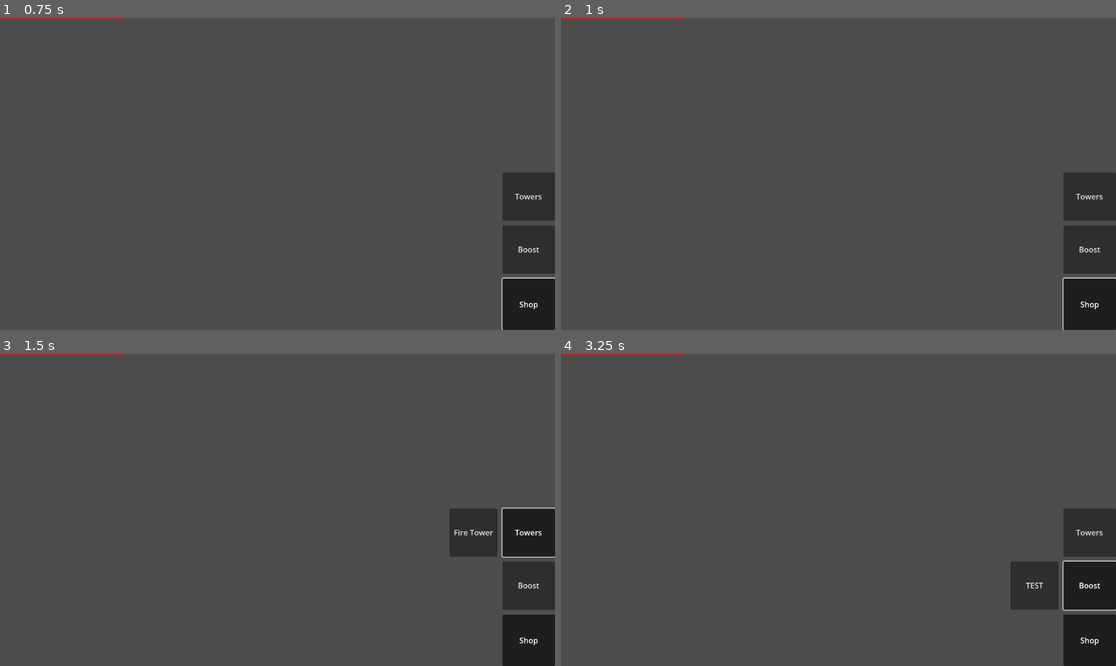
Above: before the commit, frames 1-4 (two rows, left to right).
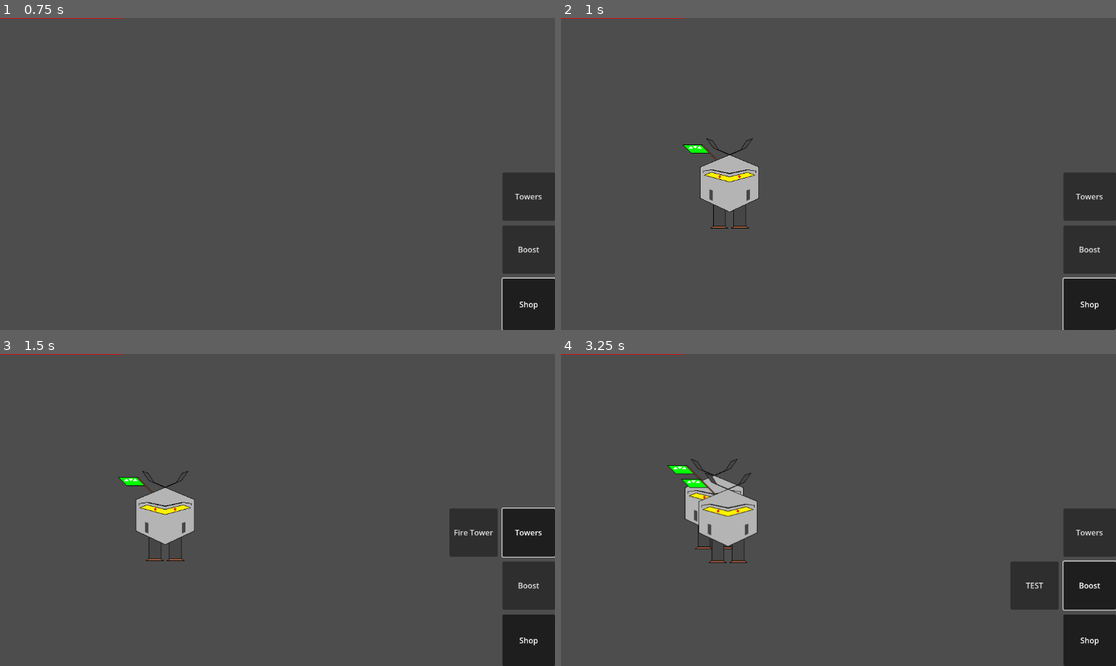
Above: after the commit, the same moments.

Repository: m-conti/melonjam2023
Game: Godot game, scene res://map.tscn
The game is run twice, just before and just after one commit, with the same random seed, the same clock (stepped at 60 frames per second) and the same inputs.
Inputs:
- Up to frame 1 (0.75 s): click "Shop" at 0.5 s
- Up to frame 2 (1 s): no input
- Up to frame 3 (1.5 s): click "Towers" at 1.25 s
- Up to frame 4 (3.25 s): click "Fire Tower" at 2 s; click "Boost" at 2.75 s

Frame 1 is identical in both runs. In frame 2, 1.7% of the frame differs, in the area x 21-36%, y 38-68%; in frame 3, 1.7%; in frame 4, 2.4%, in the area x 19-36%, y 33-68%.

Commit message:
add spawner + path + zombies

Diff:
--- /dev/null
+++ b/Enemies/Enemies/Zombie.tscn
@@ -0,0 +1,6 @@
+[gd_scene load_steps=2 format=3 uid="uid://tjxq8at77e7b"]
+
+[ext_resource type="PackedScene" uid="uid://bv2qtaqo8tdpm" path="res://Enemies/Enemy.tscn" id="1_dlpsd"]
+
+[node name="Enemy" instance=ExtResource("1_dlpsd")]
+speed = 20
--- a/Enemies/Enemy.gd
+++ b/Enemies/Enemy.gd
@@ -1,11 +1,22 @@
-extends CharacterBody2D
+extends Node2D
 class_name Enemy
 
 @export var armor: int = 0
-@export var speed: int = 5
+@export var speed: int = 5 # px / s
 @export var hp: int = 10
 
 @export var fly: bool = false
+
+@onready var map: Map = find_parent("Map")
+var path_idx: int = 0
+var path: PackedVector2Array = PackedVector2Array()
+
+signal damage(amount)
+
+
+func init(path):
+	self.path = path
+
 
 func _ready():
 	print("New Enemy", self)
@@ -17,3 +28,21 @@
 	print("armor:",  armor)
 	print("speed:", speed)
 	print("hp:", hp)
+
+
+func _on_damage(amount):
+	hp -= amount
+	if hp <= 0:
+		queue_free()
+
+
+func _process(delta_time):
+	if path.size() <= 0:
+		return
+
+	var target_pos: Vector2 = map.tilemap.map_to_local(path[path_idx])
+	position = position.move_toward(target_pos, speed * delta_time)
+
+	if target_pos.is_equal_approx(position):
+		path_idx += 1
+		path_idx %= path.size()
--- a/Enemies/Enemy.tscn
+++ b/Enemies/Enemy.tscn
@@ -1,38 +1,19 @@
-[gd_scene load_steps=11 format=3 uid="uid://dfd3l7dwbwraw"]
+[gd_scene load_steps=4 format=3 uid="uid://bv2qtaqo8tdpm"]
 
 [ext_resource type="Script" path="res://Enemies/Enemy.gd" id="1_8h1ux"]
-[ext_resource type="Shader" path="res://Enemies/Shaders/Enemy.gdshader" id="2_36mrs"]
-[ext_resource type="Texture2D" uid="uid://dhrndp70oikx6" path="res://Enemies/enemy.png" id="3_3sowy"]
-[ext_resource type="PackedScene" uid="uid://b07b5r7tyyf34" path="res://Enemies/Modifiers/Armored/Armored.tscn" id="4_crl12"]
-[ext_resource type="PackedScene" uid="uid://nonjegiqnyj2" path="res://Enemies/Modifiers/Fast/Fast.tscn" id="5_xpgqo"]
-[ext_resource type="PackedScene" uid="uid://bb3gp42yevgk2" path="res://Enemies/Modifiers/Tiny/Tiny.tscn" id="6_sqywk"]
-[ext_resource type="PackedScene" uid="uid://cfww4ppqmr360" path="res://Enemies/Modifiers/Big/Big.tscn" id="7_rjeus"]
-[ext_resource type="PackedScene" uid="uid://ckf8pvyab1n2n" path="res://Enemies/Modifiers/Slow/Slow.tscn" id="8_3n4fa"]
+[ext_resource type="Texture2D" uid="uid://dhrndp70oikx6" path="res://Enemies/enemy.png" id="2_qehd4"]
 
-[sub_resource type="ShaderMaterial" id="ShaderMaterial_1uhqs"]
-shader = ExtResource("2_36mrs")
+[sub_resource type="CircleShape2D" id="CircleShape2D_0hbpv"]
 
-[sub_resource type="CircleShape2D" id="CircleShape2D_kwjgs"]
-radius = 86.7006
-
-[node name="Enemy" type="CharacterBody2D"]
+[node name="Enemy" type="Node2D"]
 script = ExtResource("1_8h1ux")
 
+[node name="HitBox" type="Area2D" parent="."]
+
+[node name="CollisionShape2D" type="CollisionShape2D" parent="HitBox"]
+shape = SubResource("CircleShape2D_0hbpv")
+
 [node name="Sprite2D" type="Sprite2D" parent="."]
-material = SubResource("ShaderMaterial_1uhqs")
-texture = ExtResource("3_3sowy")
+texture = ExtResource("2_qehd4")
 
-[node name="CollisionShape2D" type="CollisionShape2D" parent="."]
-shape = SubResource("CircleShape2D_kwjgs")
-
-[node name="Modifiers" type="Node" parent="."]
-
-[node name="Armored" parent="Modifiers" instance=ExtResource("4_crl12")]
-
-[node name="Fast" parent="Modifiers" instance=ExtResource("5_xpgqo")]
-
-[node name="Tiny" parent="Modifiers" instance=ExtResource("6_sqywk")]
-
-[node name="Big" parent="Modifiers" instance=ExtResource("7_rjeus")]
-
-[node name="Slow" parent="Modifiers" instance=ExtResource("8_3n4fa")]
+[connection signal="damage" from="." to="." method="_on_damage"]
--- /dev/null
+++ b/Enemies/Spawner.gd
@@ -0,0 +1,20 @@
+extends Node2D
+class_name Spawner
+
+@export var cooldown: float = 2. # in second
+@export var enemy: PackedScene
+@onready var map: Map = find_parent("Map")
+
+
+func spawn():
+	var new_enemy: Enemy = enemy.instantiate()
+	new_enemy.init(PackedVector2Array([Vector2(1, 1), Vector2(1, 5), Vector2(5, 5), Vector2(5, 1)]))
+
+	map.add_child(new_enemy)
+	new_enemy.position = position
+
+
+func _ready():
+	var timer: Timer = get_node("Timer")
+	timer.wait_time = cooldown
+	timer.timeout.connect(spawn)
--- /dev/null
+++ b/Enemies/Spawner.tscn
@@ -0,0 +1,11 @@
+[gd_scene load_steps=3 format=3 uid="uid://pwltt60ecspc"]
+
+[ext_resource type="Script" path="res://Enemies/Spawner.gd" id="1_6oa2b"]
+[ext_resource type="PackedScene" uid="uid://tjxq8at77e7b" path="res://Enemies/Enemies/Zombie.tscn" id="2_p7l6v"]
+
+[node name="Spawner" type="Node2D"]
+script = ExtResource("1_6oa2b")
+enemy = ExtResource("2_p7l6v")
+
+[node name="Timer" type="Timer" parent="."]
+autostart = true
--- a/Map.gd
+++ b/Map.gd
@@ -4,7 +4,7 @@
 
 @export var width: int = 20
 @export var height: int = 20
-@onready var tilemap: TileMap = get_node("TileMap")
+@onready var tilemap: TileMap = $TileMap
 
 var player_id: int
 var is_current_player_map:
@@ -22,8 +22,24 @@
 func _init():
 	_init_grid()
 
+
+func _ready():
+	var spawner: Spawner = load("res://Enemies/Spawner.tscn").instantiate()
+	add_at_pos(spawner, Vector2i(3, 3))
+
+
 func set_player(player_id):
 	self.player_id = player_id
 
+
 func is_in_grid(pos: Vector2i) -> bool:
 	return pos.x >= 0 and pos.x < width and pos.y >= 0 and pos.y < height
+
+
+func add_at_pos(object: Node2D, pos: Vector2i):
+	if not (is_in_grid(pos) and grid[pos.x][pos.y] == null):
+		return
+
+	grid[pos.x][pos.y] = object
+	add_child(object)
+	object.position = tilemap.map_to_local(pos)
